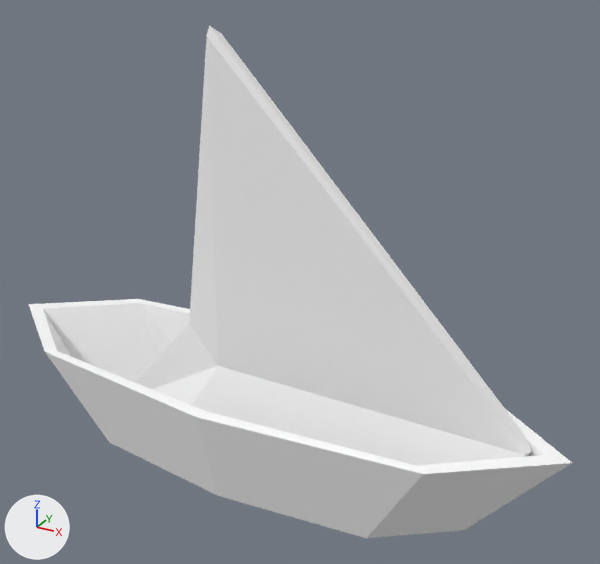
The FBX model Assets/speedy.fbx: old version first, new version second.
Rendered twice from a 50 mm lens placed at (13.9, -22.1, 18.7), pointed at (1.5, 0.5, 7.4). The lights are fixed; the arrows at lower left show +X, +Y and +Z. Where no turn or scale is listed for an object, it has been applied to the vertices.
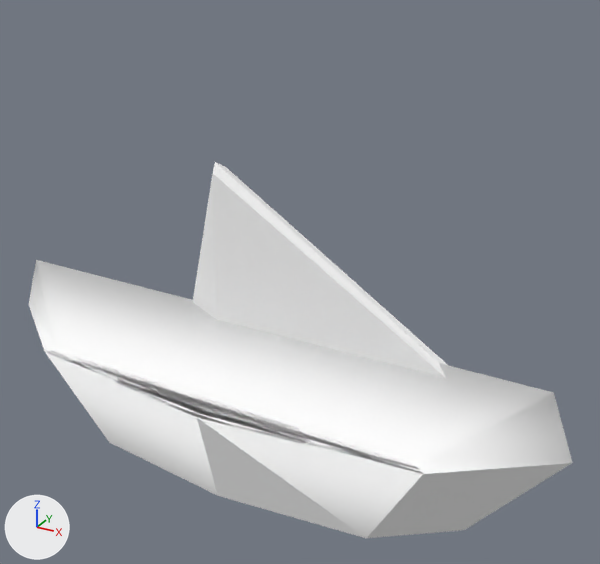
The newer file is also rescaled (x1.1) as a whole; pictures and numbers use the older file's frame.

The change, as a diff of the scene's bpy script:
```diff
--- a/Assets/speedy.fbx.py
+++ b/Assets/speedy.fbx.py
@@ me_mesh @@
 me_mesh.from_pydata(...)  # 47 vertices, 88 faces; spans x -11.3..11.1, y -3.6..3.4, z 0.1..15.6
 # used by ob_pcube13; location = (0.0, 0.0, 0.0)
 # verts and faces of me_mesh; kept vertices keep their numbers, new ones are numbered from 47
 # before: 2 (7.5, -2.9, 3.8) at pixel (423, 473), 3 (-7.6, -2.7, 3.8) at pixel (44, 351), 8 (-0.1, -3.6, 3.8) at pixel (196, 417), 11 (7.1, -2.6, 3.8) at pixel (416, 465), 12 (-0.1, -3.1, 3.8) at pixel (204, 410)
 # before: 13 (10.3, -0.2, 3.8) at pixel (544, 454), 14 (-7.3, -2.4, 3.8) at pixel (56, 350), 15 (-10.4, 0.1, 3.8) at pixel (42, 308), 37 (7.2, 2.2, 3.8), 38 (0.0, 3.0, 3.8)
 # before: 39 (-7.2, 2.4, 3.8) at pixel (140, 302)
 # before: 27 (-1.2, -0.4, 15.4) at pixel (206, 36), 28 (-1.4, -0.1, 15.6) at pixel (209, 25), 46 (-1.2, 0.3, 15.4) at pixel (221, 33)
+# me_mesh part 1
+verts[13] = (10.3, -0.2, 6.0)  # moved, pixel (553, 392)
+verts[15] = (-10.4, 0.1, 6.0)  # moved, pixel (36, 259)
+faces += [(11, 12, 14, 15, 39, 38, 37, 13), (2, 11, 13, 15, 14, 3, 8), (13, 37, 38, 39, 15)]
+# me_mesh part 2
+for i in [27, 28, 46]: verts[i] += (0.0, 0.0, -4.3)
 me_mesh.materials.append(mat_boat)
```

Location of each change, (x1, y1, x2, y2) in pixels of the pictures (600 x 564 px; the box of a moved part takes in the faces that stretch with it):
'pCube13', reshaped (27% shorter)
    before: (29, 26, 572, 538)
    after: (29, 162, 573, 538)
part 1 of me_mesh, built on
    before: (29, 303, 572, 466)
    after: (29, 260, 573, 474)
part 2 of me_mesh, moved or reshaped
    before: (189, 26, 521, 439)
    after: (193, 162, 448, 378)
